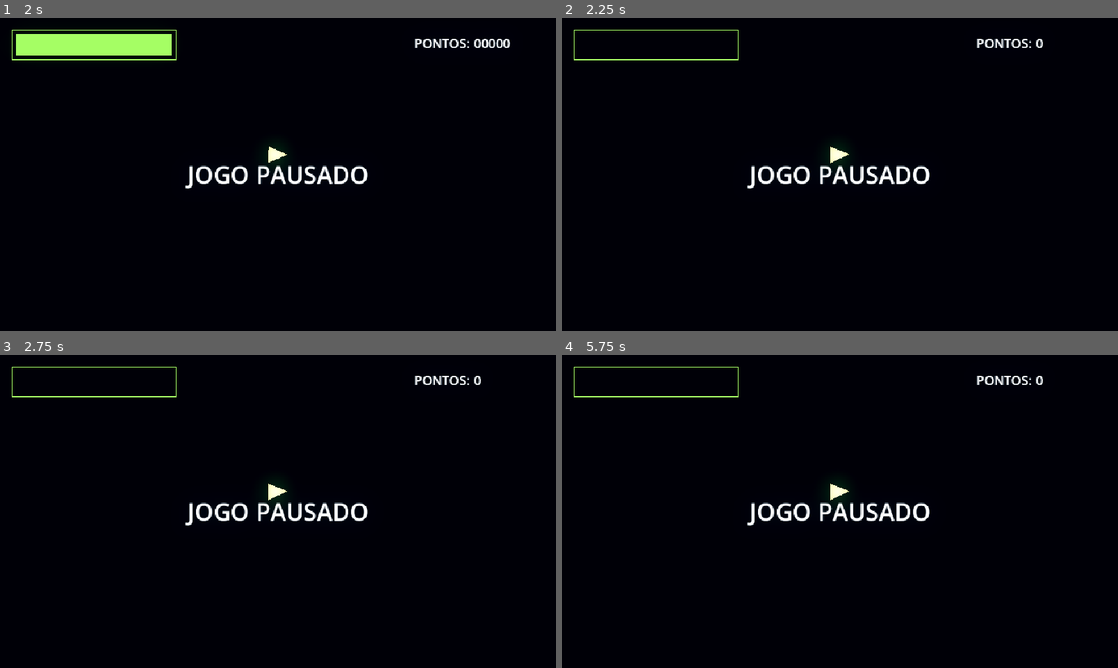
Above: before the commit, frames 1-4 (two rows, left to right).
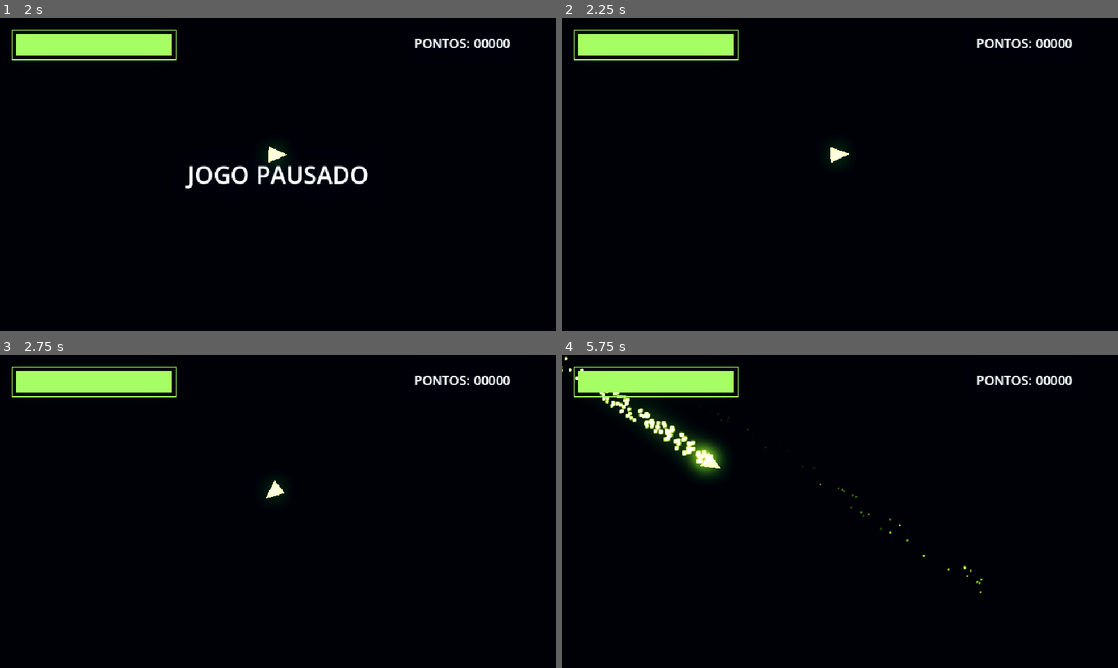
Above: after the commit, the same moments.

Repository: LucasCruz1377/polygons_shoot
Game: Godot game, scene res://Battle_area.tscn
The game is run twice, just before and just after one commit, with the same random seed, the same clock (stepped at 60 frames per second) and the same inputs.
Inputs (mouse positions are in pixels of both pictures, inside the frame that each line leads up to):
- Up to frame 1 (2 s): tap Enter (pausar) at 0.5 s; move the mouse to (400, 158) at 0.52 s; hold D (right) 0.53-1.28 s; tap V (ctrlflip) at 0.6 s; tap Keypad Enter (ui_accept) at 0.77, 1.25, 1.52 s; move the mouse to (166, 190) at 1.27 s; hold S (brake) from 1.28 s (still down); click (166, 190) at 1.35 s
- Up to frame 2 (2.25 s): tap R (reset) at 2 s; move the mouse to (895, 105) at 2.02 s; release S (brake) at 2.03 s; hold D (right) from 2.03 s (still down); tap V (ctrlflip) at 2.1 s
- Up to frame 3 (2.75 s): keep holding D (right)
- Up to frame 4 (5.75 s): tap Keypad Enter (ui_accept) at 2.75, 3.02, 3.77, 4.25, 4.52 s; move the mouse to (812, 574) at 2.77 s; release D (right) at 2.78 s; hold W (accelerate) 2.78-3.53 s; click (812, 574) at 2.85 s; tap R (reset) at 3.5, 4.15 s; move the mouse to (1006, 558) at 3.52 s; hold A (left) 3.53-5.03 s; tap V (ctrlflip) at 3.6, 5.1 s; move the mouse to (673, 464) at 4.27 s; click (673, 464) at 4.35 s; move the mouse to (867, 511) at 5.02 s; hold S (brake) from 5.03 s (still down)

Frame 1 is identical in both runs. In frame 2, 3.0% of the frame differs, in the area x 2-92%, y 5-55%; in frame 3, 3.0%; in frame 4, 5.0%, in the area x 0-92%, y 0-77%.

Commit message:
ajustes leves

Diff:
--- a/Battle_area.tscn
+++ b/Battle_area.tscn
@@ -101,6 +101,8 @@
 text = "0"
 
 [node name="barra_combo" parent="GUI" unique_id=40295592 instance=ExtResource("4_qdh06")]
+process_mode = 1
+visible = false
 offset_left = 21.0
 offset_top = 502.0
 offset_right = 165.0
--- a/battle_area.gd
+++ b/battle_area.gd
@@ -23,7 +23,7 @@
 	var pontos_tg = Global.Pontos
 	players = get_tree().get_nodes_in_group("player")
 	if pontos < pontos_tg:
-		pontos += 5
+		pontos = lerpf(pontos,pontos_tg,0.9)
 
 	contpontos.text = str(int(pontos)).pad_zeros(5)
 
--- a/enemydeathpart.gd
+++ b/enemydeathpart.gd
@@ -3,6 +3,6 @@
 
 
 func _ready() -> void:
-	som.pitch_scale = 1 + randf_range(-0.5,0.5)
+	som.pitch_scale = 1 + randf_range(-0.3,0.3)
 	await get_tree().create_timer(2).timeout
 	queue_free()
--- a/gui.gd
+++ b/gui.gd
@@ -10,4 +10,7 @@
 	caixa_pause.visible = get_tree().paused
 
 	if Input.is_action_just_pressed("reset"):
+		get_tree().paused = false
+		Global.Pontos = 0
+		Global.Combo = 0
 		get_tree().reload_current_scene()
--- a/player.gd
+++ b/player.gd
@@ -69,6 +69,7 @@
 func fire():
 		var instance_bullet = BULLET.instantiate()
 		get_tree().current_scene.add_child(instance_bullet)
+
 		instance_bullet.global_position = ponta.global_position
 		instance_bullet.rotation = rotation
 		cooldown = CD_MAX
